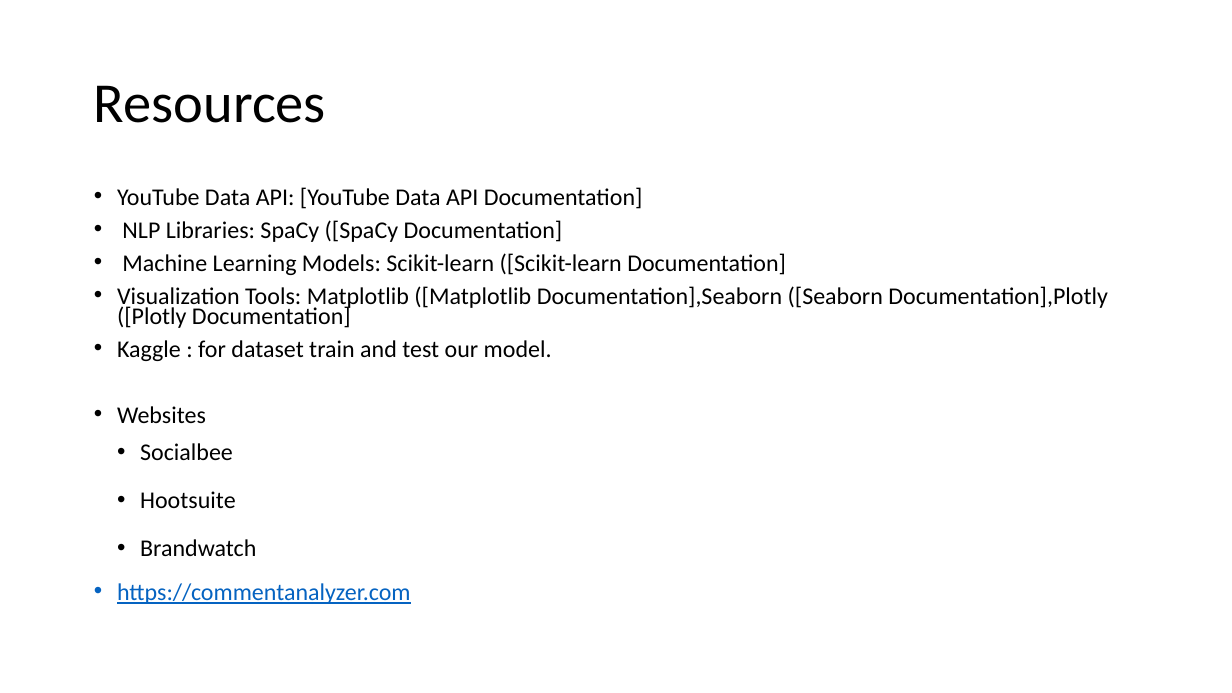
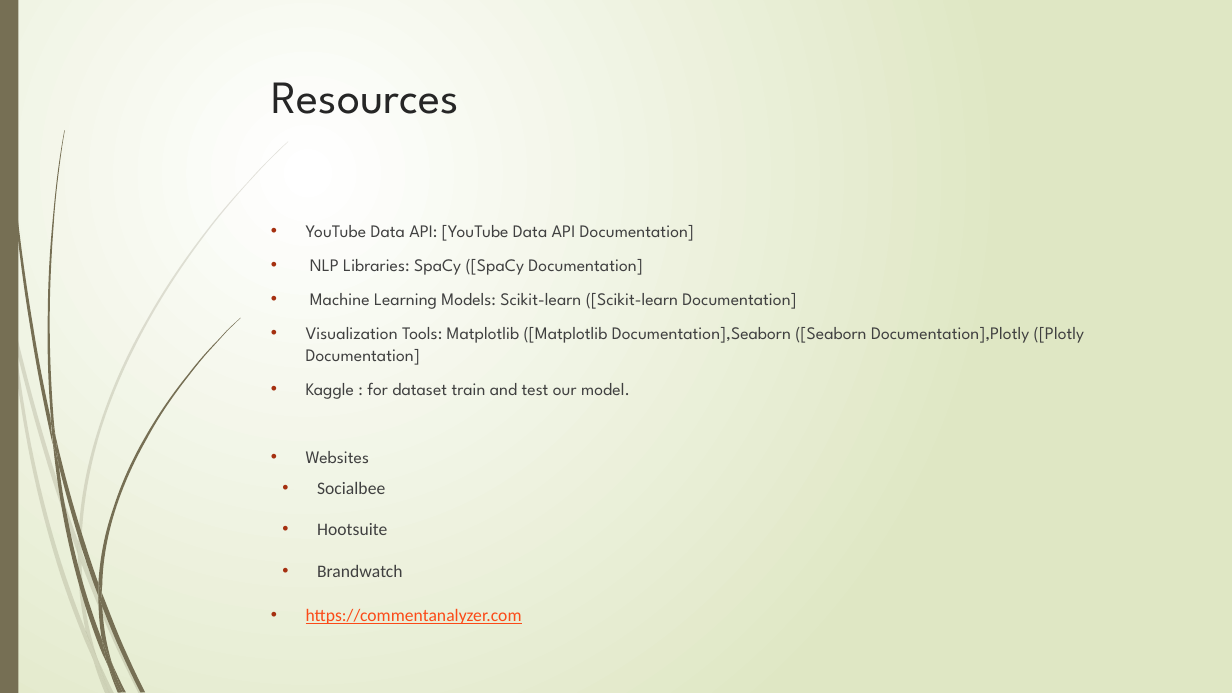
Before and after one commit to itsunilvithlani/2024_G7_Comment-Analyser, a slide deck: slide 4 of YouTube Comment Analyzer_presentation.pptx. Drawn at 1232x693 pixels with LibreOffice and Linux fonts; fonts in the diff are those of the drawing. Boxes give left, top, right and bottom in pixels: in the first picture for what was removed or moved away, otherwise in the second. Text is boxed around its words. In the diff, an @@ line names an element or a change of style, - is before the commit and + after.

Commit message:
commit update presentation

```diff
--- a/YouTube Comment Analyzer_presentation.pptx
+++ b/YouTube Comment Analyzer_presentation.pptx
@@ background #FFFFFF to gradient #FFFFFF to #DFE8C4 @@
@@ rectangle added at box(0, 0, 18, 693), fill #766F54 @@
@@ title "Resources": place and size @@
-title "Resources" at box(94, 85, 326, 123)
+title "Resources" at box(271, 82, 458, 114)
@@ title "Resources" at box(271, 82, 458, 114): size 44 to 36 pt, font Calibri to League Spartan, text colour #000000 to #262626; line spacing 0.9 to 1; vertical alignment middle to top @@
@@ text "YouTube Data API: [YouTube Data ...": place and size @@
-text "YouTube Data API: [YouTube Data ..." at box(117, 187, 1108, 604)
+text "YouTube Data API: [YouTube Data ..." at box(306, 225, 1084, 577)
@@ text "YouTube Data API: [YouTube Data ..." at box(306, 225, 1084, 577): size 18.7 to 13.8 pt, text colour #000000 to #404040; font Calibri to League Spartan in "YouTube Data API: [YouTube Data API Documentation]", "NLP Libraries: SpaCy ([SpaCy Documentation]", "Machine Learning Models: Scikit-learn ([Scikit-learn Documen ...", "Visualization Tools: Matplotlib ([Matplotlib Documentation], ..." and 2 more places; text colour #0563C1 to #FB4A18 in "https://commentanalyzer.com"; indent changed; line spacing 0.7 to 1 @@
@@ group added at box(0, 141, 288, 693): 10 freeform shapes @@
@@ group added at box(3, 0, 240, 693): 12 freeform shapes @@
```
Also in this commit, not shown: 16 other slides changed, 1 slide added.
